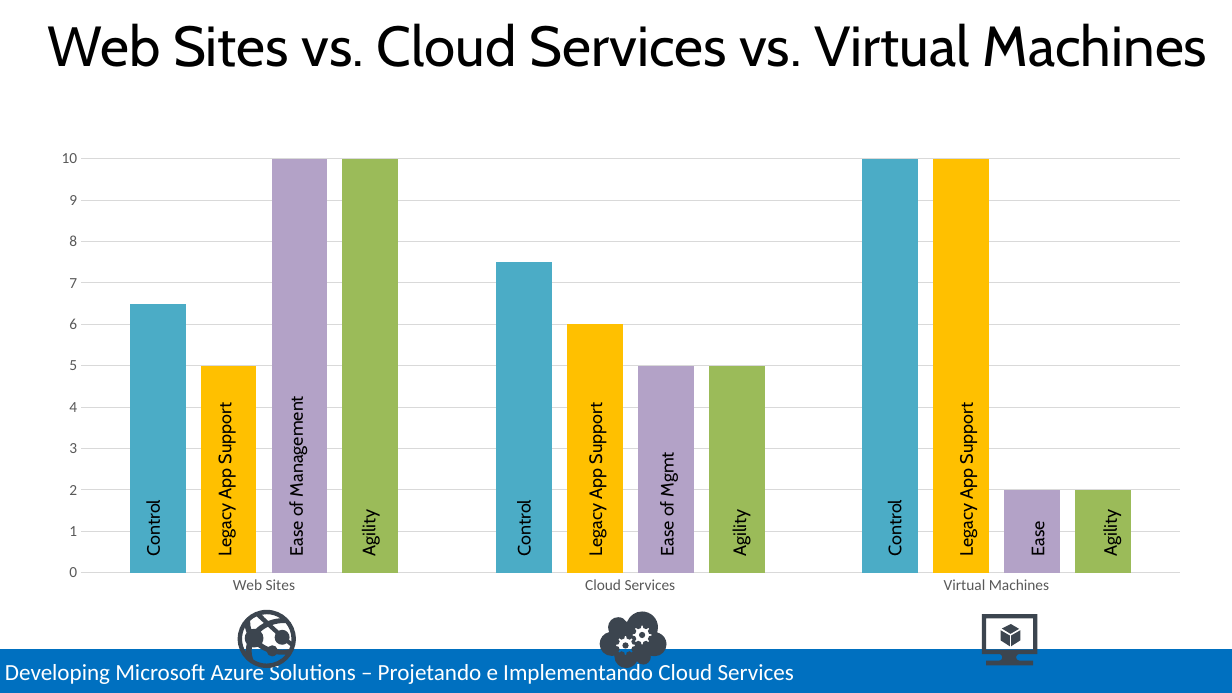
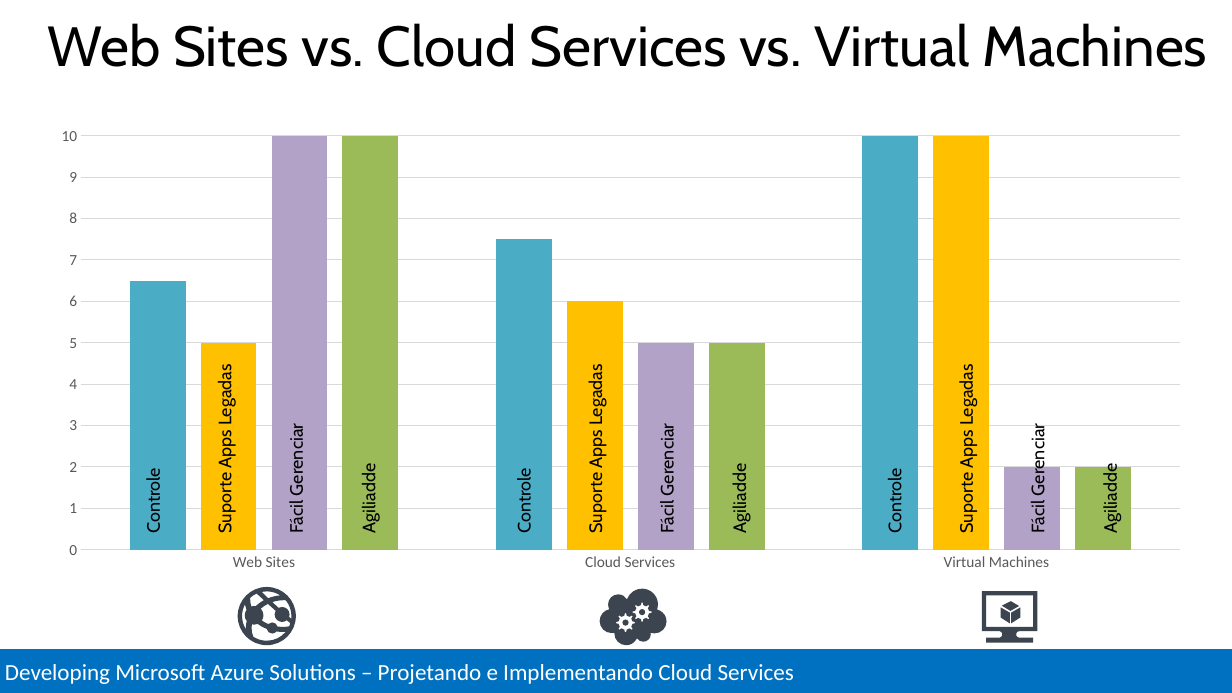
Before and after one commit to Evilazaro/MCSDAzureTraining, a slide deck: slide 6 of Design and Implement Cloud Services/Design and Implement Cloud Services.pptx. Drawn at 1232x693 pixels with LibreOffice and Linux fonts; fonts in the diff are those of the drawing. Boxes give left, top, right and bottom in pixels: in the first picture for what was removed or moved away, otherwise in the second. Text is boxed around its words. In the diff, an @@ line names an element or a change of style, - is before the commit and + after.

Commit message:
Tradução Arquitetura do Cloud Service

```diff
--- a/Design and Implement Cloud Services/Design and Implement Cloud Services.pptx
+++ b/Design and Implement Cloud Services/Design and Implement Cloud Services.pptx
@@ text at bbox=[214, 370, 236, 532]: text changed @@
-Legacy App Support
+Suporte Apps Legadas
@@ text at bbox=[585, 370, 607, 532]: text changed @@
-Legacy App Support
+Suporte Apps Legadas
@@ text at bbox=[955, 370, 977, 532]: text changed @@
-Legacy App Support
+Suporte Apps Legadas
@@ text at bbox=[286, 431, 308, 532]: text changed @@
-Ease of Management
+Fácil Gerenciar
@@ text at bbox=[656, 431, 678, 532]: text changed @@
-Ease of Mgmt
+Fácil Gerenciar
@@ text at bbox=[1027, 431, 1049, 532]: text changed @@
-Ease
+Fácil Gerenciar
@@ text at bbox=[143, 474, 165, 532]: text changed @@
-Control
+Controle
@@ text at bbox=[358, 471, 380, 532]: text changed @@
-Agility
+Agiliadde
@@ text at bbox=[513, 474, 535, 532]: text changed @@
-Control
+Controle
@@ text at bbox=[729, 471, 751, 532]: text changed @@
-Agility
+Agiliadde
@@ text at bbox=[884, 474, 906, 532]: text changed @@
-Control
+Controle
@@ text at bbox=[1100, 471, 1122, 532]: text changed @@
-Agility
+Agiliadde
@@ 3 freeform shapes, 1 column chart: place and size @@
-3 freeform shapes, 1 column chart at bbox=[38, 140, 1202, 668]
+3 freeform shapes, 1 column chart at bbox=[38, 117, 1202, 645]
```
Also in this commit, not shown: 21 other slides changed, 1 slide added, 2 slides removed.
